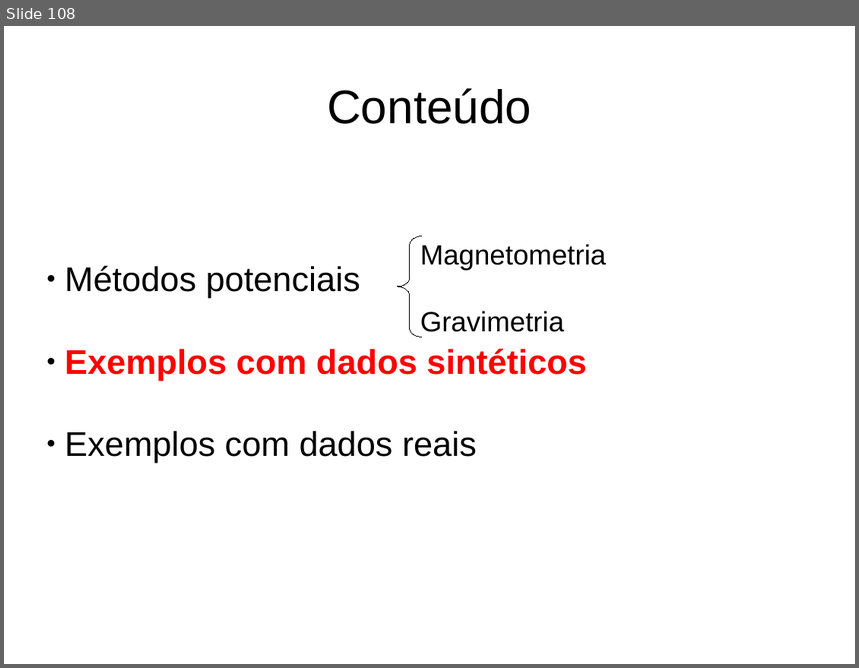
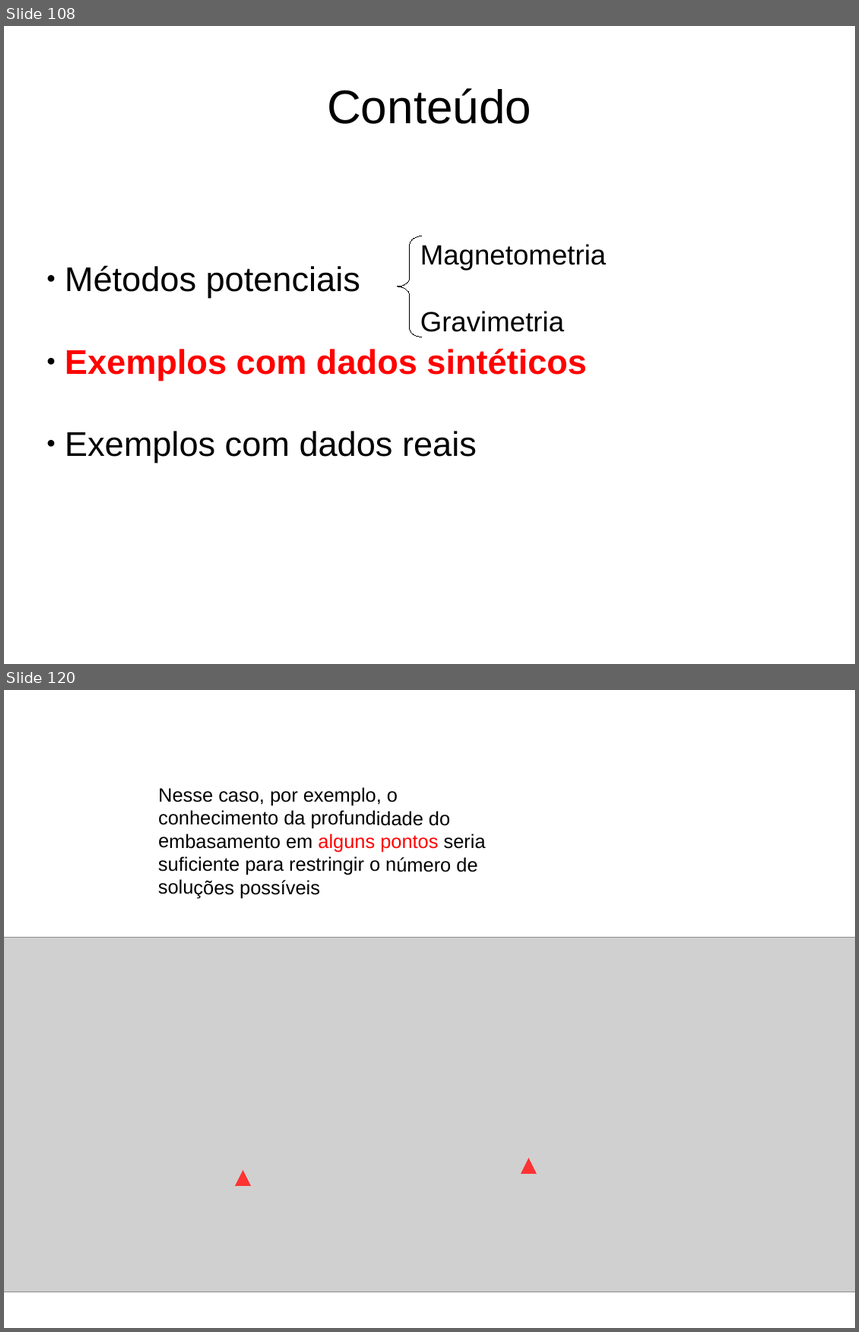
Before and after one commit to birocoles/UFRRJ-SEGEO2017, a slide deck: presentation/SEGEO2017.odp. Shown one above the other, each under a label of ours: slide 108 before the commit, slides 108 and 120 after it; the slides between them are not shown. The pictures are 859x668 and 859x1332 pixels, drawn with LibreOffice and Linux fonts; fonts in the diff are those of the drawing; grey boxes stand for pictures. Boxes give left, top, right and bottom in pixels: in the first picture for what was removed or moved away, otherwise in the second. Text is boxed around its words. In the diff, an @@ line names an element or a change of style, - is before the commit and + after.

```diff
--- a/presentation/SEGEO2017.odp
+++ b/presentation/SEGEO2017.odp
@@ slide 120 added at [4, 690, 855, 1328], background #FFFFFF @@
@@ text added at [158, 787, 486, 898], 18 pt, text #000000 @@
+Nesse caso, por exemplo, o conhecimento da profundidade do embasamento em alguns pontos seria suficiente para restringir o número de soluções possíveis
@@ picture added at [4, 937, 855, 1293] @@
@@ triangle added at [522, 1159, 537, 1174], fill #FF3333, outline #FF3333 0 pt @@
@@ triangle added at [236, 1170, 251, 1186], fill #FF3333, outline #FF3333 0 pt @@
```
Also in this commit, not shown: 1 slide changed, 11 other slides added, 17 other files.
